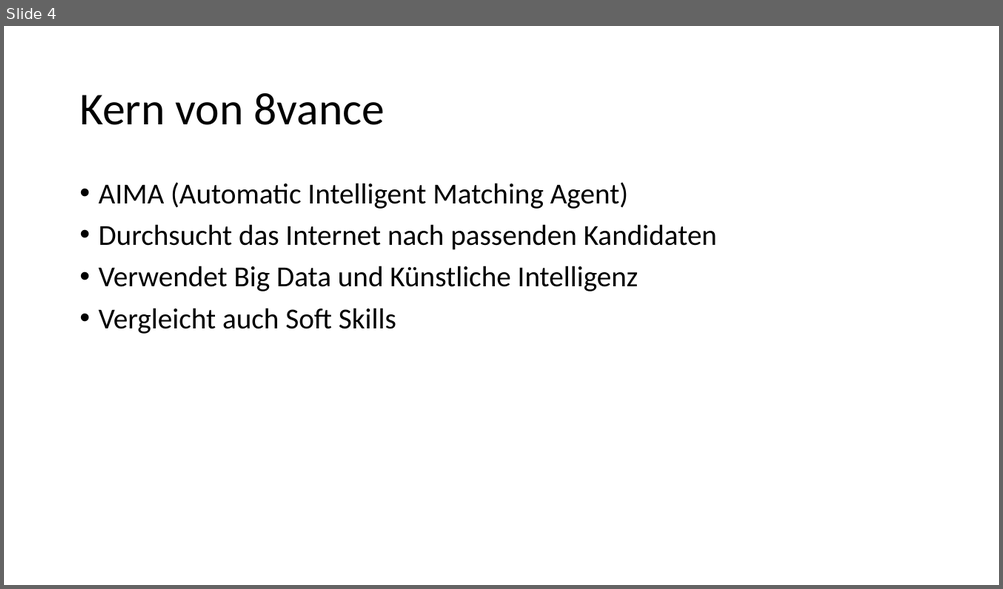
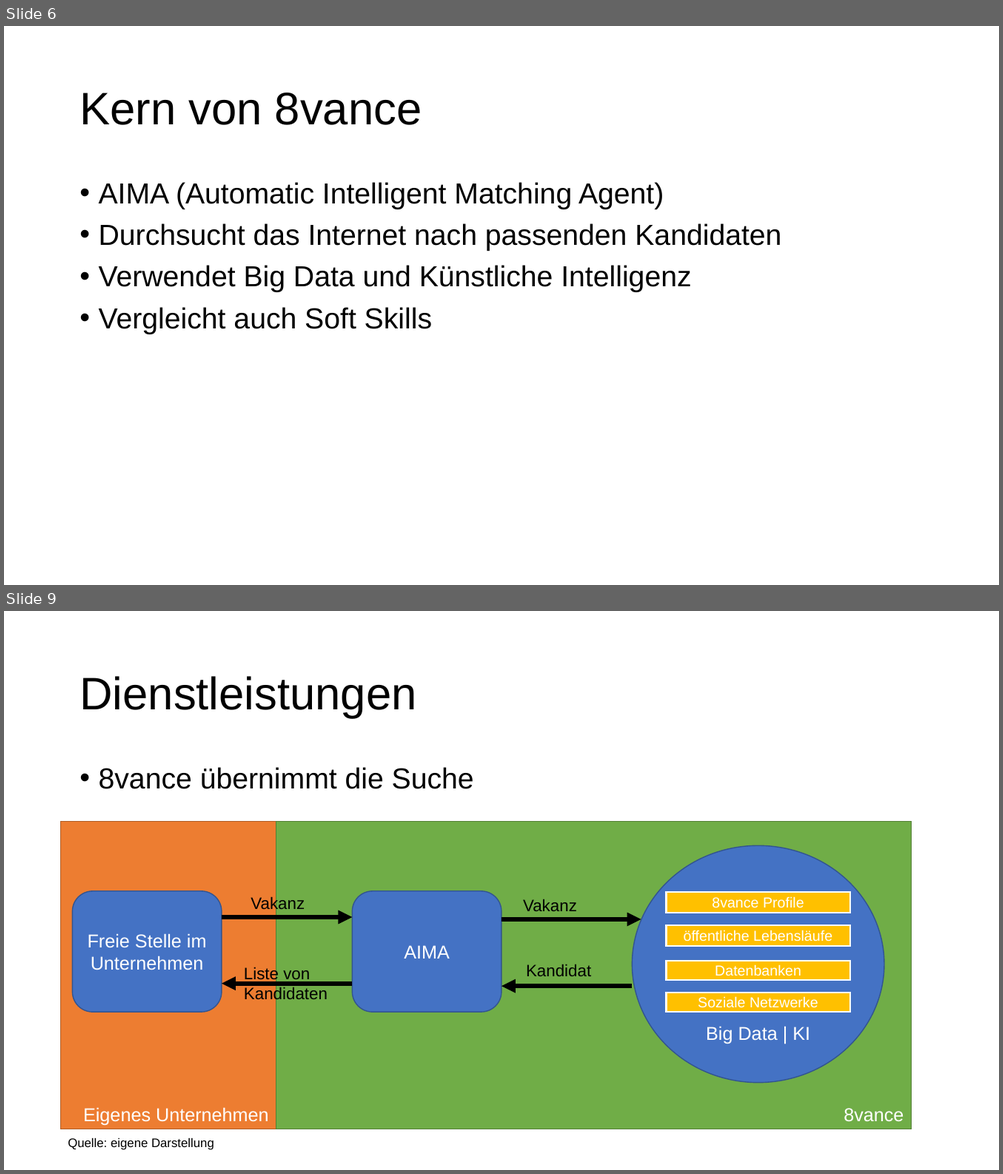
Before and after one commit to Fewa93/8vance, a slide deck: 8vance.pptx. Shown one above the other, each under a label of ours: slide 4 before the commit, slides 6 and 9 after it; the slides between them are not shown. The pictures are 1003x589 and 1003x1174 pixels, drawn with LibreOffice and Linux fonts; fonts in the diff are those of the drawing. Boxes give left, top, right and bottom in pixels: in the first picture for what was removed or moved away, otherwise in the second. Text is boxed around its words. In the diff, an @@ line names an element or a change of style, - is before the commit and + after.

```diff
--- a/8vance.pptx
+++ b/8vance.pptx
@@ slide 9 added at (x1=4, y1=611, x2=999, y2=1170), background #FFFFFF @@
@@ title added at (x1=79, y1=676, x2=416, y2=718), 44 pt, text #000000 @@
+Dienstleistungen
@@ text added at (x1=99, y1=767, x2=474, y2=789), 28 pt, text #000000 @@
+• 8vance übernimmt die Suche
@@ rectangle added at (x1=61, y1=821, x2=276, y2=1130), fill #ED7D31, outline #AF5C24 1 pt, 18 pt, text #FFFFFF @@
+Eigenes Unternehmen
@@ rectangle added at (x1=276, y1=821, x2=911, y2=1130), fill #70AD47, outline #538035 1 pt, 18 pt, text #FFFFFF @@
+8vance
@@ ellipse added at (x1=632, y1=846, x2=885, y2=1083), fill #4472C4, outline #325491 1 pt, 18 pt, text #FFFFFF @@
+Big Data | KI
@@ rounded rectangle added at (x1=73, y1=891, x2=222, y2=1012), fill #4472C4, outline #325491 1 pt, 18 pt, text #FFFFFF @@
+Freie Stelle im Unternehmen
@@ text added at (x1=250, y1=897, x2=304, y2=914), 16 pt, text #000000 @@
+Vakanz
@@ rounded rectangle added at (x1=353, y1=891, x2=502, y2=1012), fill #4472C4, outline #325491 1 pt, 18 pt, text #FFFFFF @@
+AIMA
@@ rectangle added at (x1=666, y1=892, x2=849, y2=913), fill #FFC000, outline #FFFFFF 1.5 pt, 14 pt, text #FFFFFF @@
+8vance Profile
@@ arrow added from (222, 917) to (353, 917), #000000 4.5 pt @@
@@ arrow added from (502, 920) to (641, 920), #000000 4.5 pt @@
@@ text added at (x1=523, y1=900, x2=577, y2=911), 16 pt, text #000000 @@
+Vakanz
@@ rectangle added at (x1=666, y1=925, x2=849, y2=946), fill #FFC000, outline #FFFFFF 1.5 pt, 14 pt, text #FFFFFF @@
+öffentliche Lebensläufe
@@ text added at (x1=526, y1=965, x2=591, y2=977), 16 pt, text #000000 @@
+Kandidat
@@ rectangle added at (x1=666, y1=961, x2=849, y2=980), fill #FFC000, outline #FFFFFF 1.5 pt, 14 pt, text #FFFFFF @@
+Datenbanken
@@ arrow added from (353, 984) to (222, 984), #000000 4.5 pt @@
@@ text added at (x1=244, y1=966, x2=327, y2=1003), 16 pt, text #000000 @@
+Liste von Kandidaten
@@ arrow added from (632, 986) to (502, 986), #000000 4.5 pt @@
@@ rectangle added at (x1=666, y1=993, x2=849, y2=1012), fill #FFC000, outline #FFFFFF 1.5 pt, 14 pt, text #FFFFFF @@
+Soziale Netzwerke
@@ text added at (x1=68, y1=1139, x2=214, y2=1150), 12 pt, text #000000 @@
+Quelle: eigene Darstellung
@@ what was slide 4 is now slide 6 @@
@@ slide 6 changed as well @@
@@ title "Kern von 8vance" at (x1=79, y1=93, x2=422, y2=125): font Calibri to Arial @@
@@ text "AIMA (Automatic Intelligent Matching Agent)" at (x1=99, y1=182, x2=781, y2=335): font Calibri to Arial @@
```
Also in this commit, not shown: 4 other slides changed, 9 other slides added, 9 other files.
